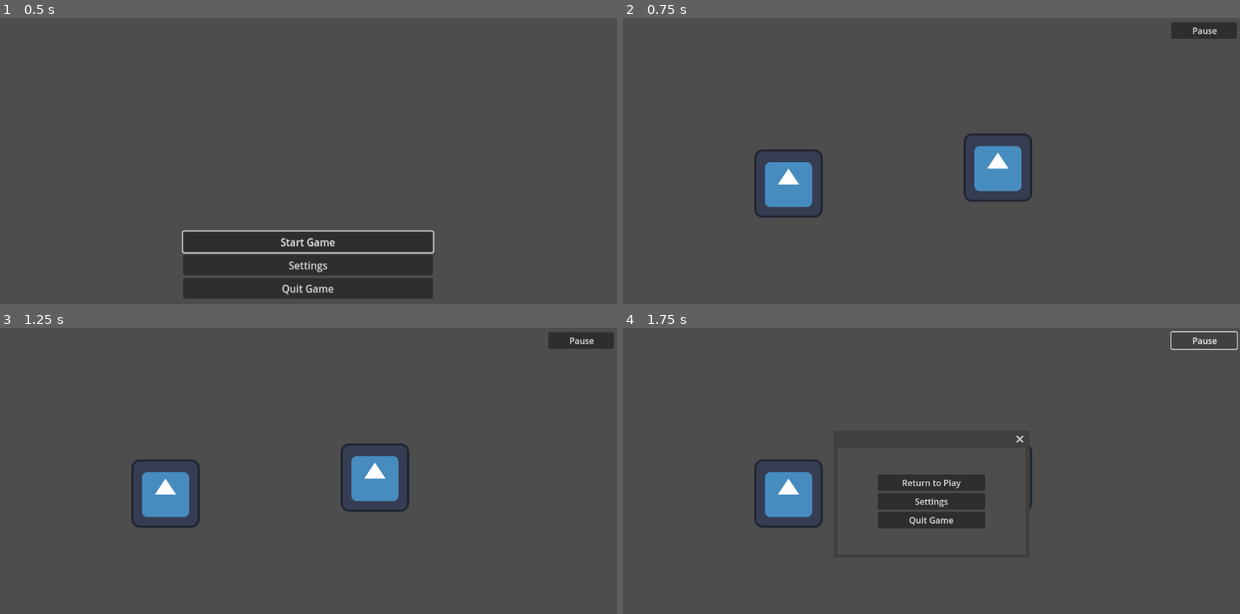
Above: before the commit, frames 1-4 (two rows, left to right).
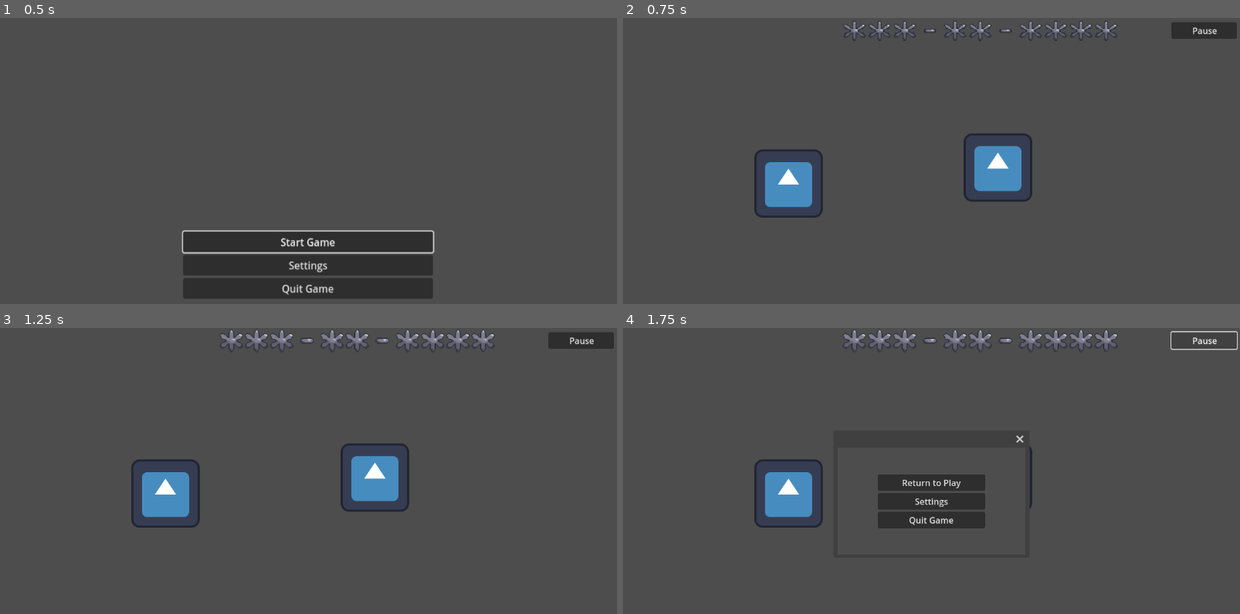
Above: after the commit, the same moments.

Repository: gabcorn/Project1-ECEN4273
Game: Godot game, scene res://Game_Logic_and_UI/main_menu.tscn
Two runs of this game, one before a commit and one after it. Both use one fixed random seed, a clock stepped at 60 frames per second and the inputs below. The engine's default icon, where the game draws it, is replaced by a stand-in: a white triangle on a blue panel in a dark square.
Inputs:
- Up to frame 1 (0.5 s): no input
- Up to frame 2 (0.75 s): click "Start Game" at 0.5 s
- Up to frame 3 (1.25 s): no input
- Up to frame 4 (1.75 s): click "Pause" at 1.25 s

Frame 1 is identical in both runs. In frame 2, 0.7% of the frame differs, in the area x 35-81%, y 1-9%; in frame 3, 1.1%, in the area x 35-81%, y 0-9%; in frame 4, 1.1%.

Commit message:
Changed the names of player scene, working within movement script

Diff:
--- a/Character_Related/character_body_2d.tscn
+++ /dev/null
@@ -1,21 +0,0 @@
-[gd_scene load_steps=5 format=3 uid="uid://d3brpoioce6hk"]
-
-[ext_resource type="Script" path="res://Character_Related/movement.gd" id="1_ouo2x"]
-[ext_resource type="Texture2D" uid="uid://bkq1ogt7ncr5w" path="res://icon.svg" id="1_q8lc1"]
-[ext_resource type="Script" path="res://Game_Logic_and_UI/collision_shape_2d.gd" id="2_sc8o3"]
-
-[sub_resource type="RectangleShape2D" id="RectangleShape2D_s8xrf"]
-size = Vector2(118.75, 116.5)
-
-[node name="Player" type="CharacterBody2D"]
-position = Vector2(-74, -48)
-script = ExtResource("1_ouo2x")
-
-[node name="CollisionShape2D" type="CollisionShape2D" parent="."]
-position = Vector2(74.625, 46.75)
-shape = SubResource("RectangleShape2D_s8xrf")
-script = ExtResource("2_sc8o3")
-
-[node name="Sprite2D" type="Sprite2D" parent="."]
-position = Vector2(73, 48)
-texture = ExtResource("1_q8lc1")
--- a/Character_Related/movement.gd
+++ b/Character_Related/movement.gd
@@ -2,8 +2,42 @@
 
 
 const SPEED = 10.0
+var health_list : Array[TextureRect]
+var max_health = 9
+var curr_health = max_health * 2
 #const JUMP_VELOCITY = -400.0
 
+func _ready() -> void:
+	var health_bar = $CanvasLayer/Health_Bar
+	for child in health_bar.get_children():
+		health_list.append(child)
+	print(health_list)
+
+func take_damage(damage: int) -> void:
+	if (curr_health - damage) > 0:
+		curr_health -= damage
+		update_health_bar()
+	else: #(curr_health - damage) <= 0
+		die()
+
+func heal_player(inc_health: int) -> void:
+	if (curr_health == max_health): # Health already at max
+		# Add code to send a signal to not consume healable item
+		pass
+	elif (curr_health + inc_health) > max_health: # Make sure added health does not exceed max
+		curr_health = max_health
+	else: # Increment current health by the amount to be healed by
+		curr_health += inc_health
+
+func die() -> void:
+	# Implement death logic
+	pass
+
+func update_health_bar() -> void:
+	# TODO: Implement health bar update logic
+	# Clear the current health bar
+
+	pass
 
 func _physics_process(delta: float) -> void:
 	##no gravity for top down
@@ -22,5 +56,4 @@
 	var direction = Input.get_vector("Left","Right","Up","Down")
 	velocity = direction * SPEED
 
-
 	move_and_collide(velocity)
--- /dev/null
+++ b/Character_Related/player_scene.tscn
@@ -0,0 +1,27 @@
+[gd_scene load_steps=6 format=3 uid="uid://d3brpoioce6hk"]
+
+[ext_resource type="Script" path="res://Character_Related/movement.gd" id="1_6n7k2"]
+[ext_resource type="Script" path="res://Game_Logic_and_UI/collision_shape_2d.gd" id="2_0wx1w"]
+[ext_resource type="Texture2D" uid="uid://bkq1ogt7ncr5w" path="res://icon.svg" id="3_cs2yf"]
+[ext_resource type="PackedScene" uid="uid://e2mcqvuxloy0" path="res://Game_Logic_and_UI/health_bar.tscn" id="4_1ydvr"]
+
+[sub_resource type="RectangleShape2D" id="RectangleShape2D_s8xrf"]
+size = Vector2(118.75, 116.5)
+
+[node name="Player" type="CharacterBody2D"]
+position = Vector2(-74, -48)
+script = ExtResource("1_6n7k2")
+
+[node name="CollisionShape2D" type="CollisionShape2D" parent="."]
+position = Vector2(74.625, 46.75)
+shape = SubResource("RectangleShape2D_s8xrf")
+script = ExtResource("2_0wx1w")
+
+[node name="Sprite2D" type="Sprite2D" parent="."]
+position = Vector2(73, 48)
+texture = ExtResource("3_cs2yf")
+
+[node name="CanvasLayer" type="CanvasLayer" parent="."]
+
+[node name="Health_Bar" parent="CanvasLayer" instance=ExtResource("4_1ydvr")]
+visible = true
--- a/Game_Logic_and_UI/health_bar.tscn
+++ b/Game_Logic_and_UI/health_bar.tscn
@@ -1,17 +1,10 @@
-[gd_scene load_steps=2 format=3 uid="uid://e2mcqvuxloy0"]
+[gd_scene load_steps=3 format=3 uid="uid://e2mcqvuxloy0"]
 
-[sub_resource type="GDScript" id="GDScript_bhm3c"]
-script/source = "extends HBoxContainer
+[ext_resource type="PackedScene" uid="uid://ctlj2e48fcpne" path="res://Images/Animations/Asterisk.tscn" id="1_2lo1l"]
+[ext_resource type="PackedScene" uid="uid://xaii2vlxi1do" path="res://Images/Animations/Hyphen.tscn" id="2_tf40a"]
 
-func _ready() -> void:
-	pass
-
-# Called every frame. 'delta' is the elapsed time since the previous frame.
-func _process(delta: float) -> void:
-	pass
-"
-
-[node name="HBoxContainer" type="HBoxContainer"]
+[node name="Health_Bar" type="HBoxContainer"]
+visible = false
 offset_left = 410.0
 offset_top = 2.0
 offset_right = 792.0
@@ -20,4 +13,36 @@
 size_flags_vertical = 3
 theme_override_constants/separation = 3
 alignment = 1
-script = SubResource("GDScript_bhm3c")
+
+[node name="SymbolBox" parent="." instance=ExtResource("1_2lo1l")]
+layout_mode = 2
+
+[node name="SymbolBox2" parent="." instance=ExtResource("1_2lo1l")]
+layout_mode = 2
+
+[node name="SymbolBox3" parent="." instance=ExtResource("1_2lo1l")]
+layout_mode = 2
+
+[node name="CharacterBox" parent="." instance=ExtResource("2_tf40a")]
+layout_mode = 2
+
+[node name="SymbolBox4" parent="." instance=ExtResource("1_2lo1l")]
+layout_mode = 2
+
+[node name="SymbolBox5" parent="." instance=ExtResource("1_2lo1l")]
+layout_mode = 2
+
+[node name="CharacterBox2" parent="." instance=ExtResource("2_tf40a")]
+layout_mode = 2
+
+[node name="SymbolBox6" parent="." instance=ExtResource("1_2lo1l")]
+layout_mode = 2
+
+[node name="SymbolBox7" parent="." instance=ExtResource("1_2lo1l")]
+layout_mode = 2
+
+[node name="SymbolBox8" parent="." instance=ExtResource("1_2lo1l")]
+layout_mode = 2
+
+[node name="SymbolBox9" parent="." instance=ExtResource("1_2lo1l")]
+layout_mode = 2
--- a/Images/Animations/Hyphen.tscn
+++ b/Images/Animations/Hyphen.tscn
@@ -34,3 +34,4 @@
 scale = Vector2(1.5, 1.5)
 sprite_frames = SubResource("SpriteFrames_s0eul")
 animation = &"Idle"
+autoplay = "Idle"
